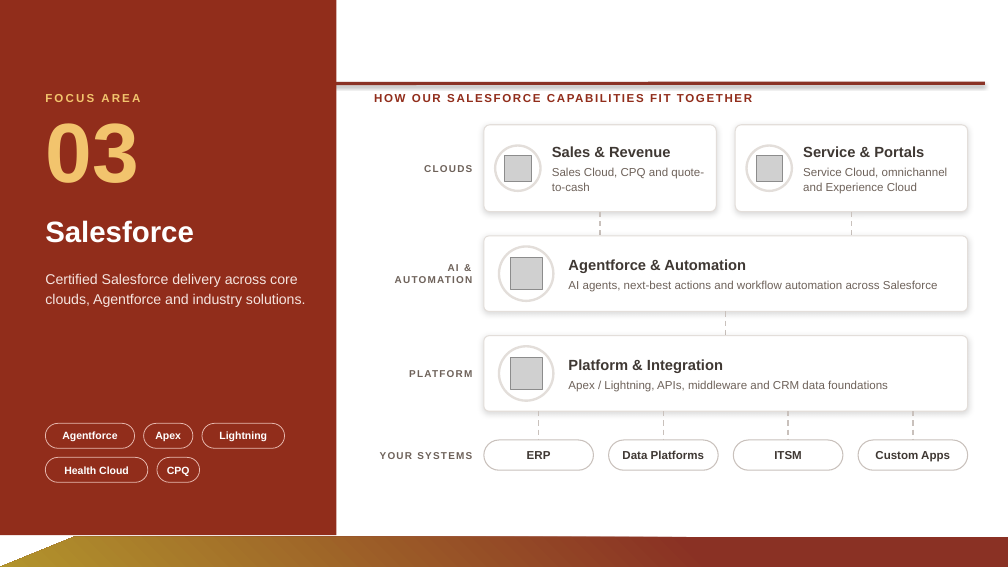
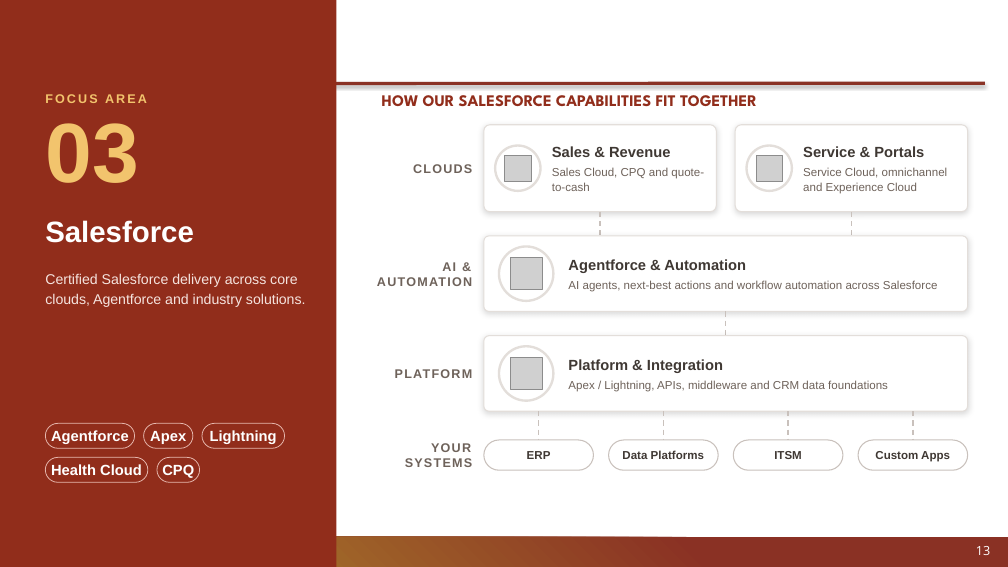
Before and after one commit to liza212/Test, a slide deck: slide 13 of decks/Palni_Capabilities_Partner.pptx (slide 12 before the commit). Drawn at 1008x567 pixels with LibreOffice and Linux fonts; fonts in the diff are those of the drawing; grey boxes stand for pictures; background and template pictures are left out. Boxes give left, top, right and bottom in pixels: in the first picture for what was removed or moved away, otherwise in the second. Text is boxed around its words. In the diff, an @@ line names an element or a change of style, - is before the commit and + after.

```diff
--- a/decks/Palni_Capabilities_Partner.pptx
+++ b/decks/Palni_Capabilities_Partner.pptx
@@ rectangle: place and size @@
-rectangle at [0, 0, 337, 535]
+rectangle at [0, 0, 337, 567]
@@ text "FOCUS AREA" at [45, 94, 147, 103]: size 11 to 12 pt @@
@@ text "HOW OUR SALESFORCE CAPABILITIES FIT ..." at [382, 95, 757, 106]: size 11 to 15.4 pt, font Arial to League Spartan, letter spacing 1.5 to 0 pt; line spacing 1 to 0.7; vertical alignment top to middle @@
@@ size 9.5 to 12 pt in 4 elements at [413, 164, 472, 173], [442, 262, 456, 271], [395, 369, 473, 378], [431, 443, 471, 452] @@
@@ size 10 to 14 pt in 5 elements at [45, 423, 135, 448], [144, 423, 193, 448], [202, 423, 284, 448], [45, 457, 148, 482], [157, 457, 200, 482] @@
@@ page number added at [976, 546, 990, 555], 12 pt, text #FFFFFF @@
+13
```
Also in this commit, not shown: 11 other slides changed, 4 slides added, 2 slides removed.
